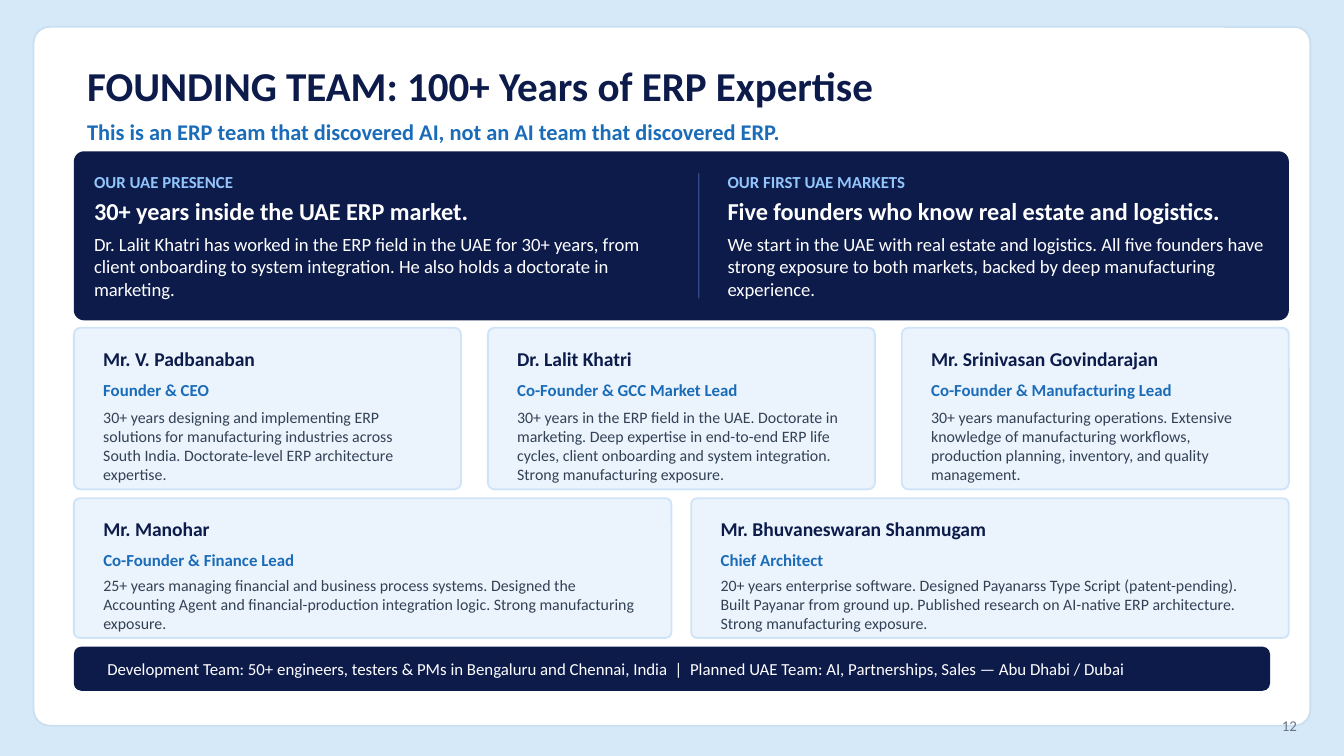
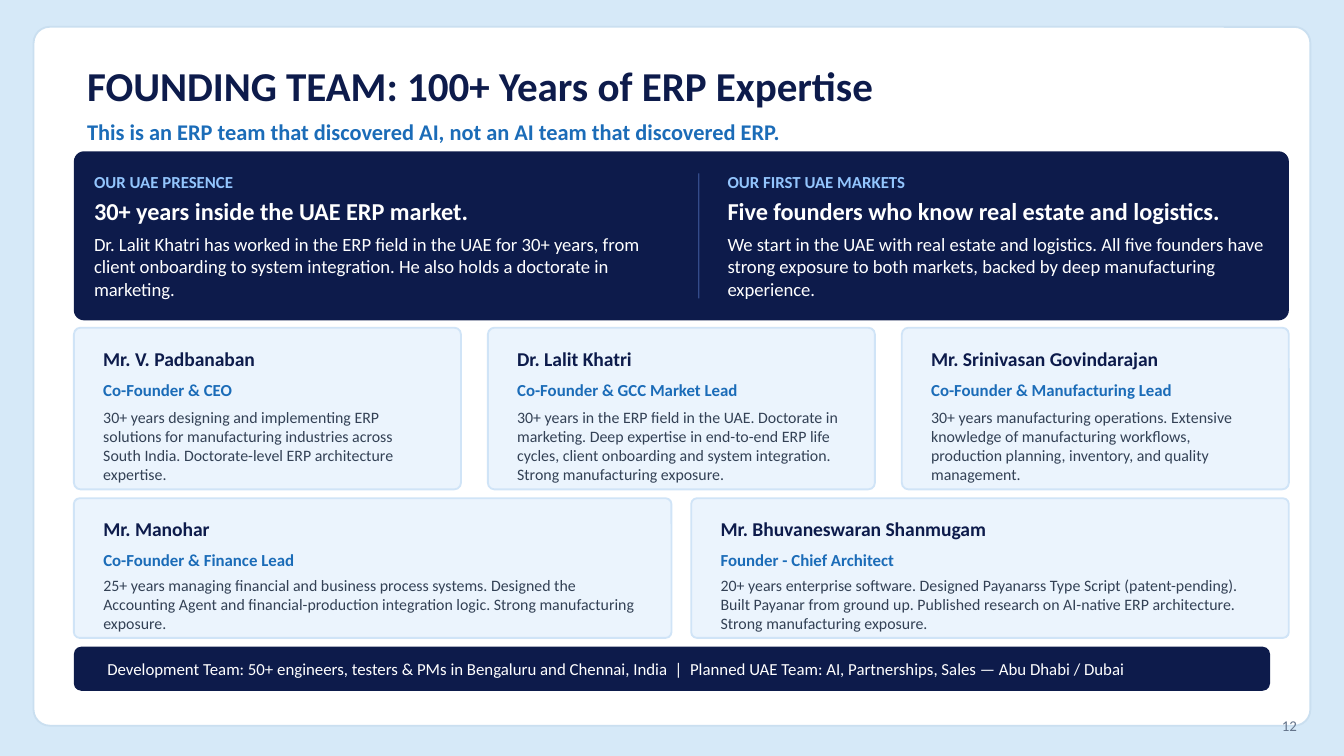
Before and after one commit to bhuvaness/MAA-ERP, a slide deck: slide 13 of payanarsstype-designer/docs/Payanar_Pitch_Deck_Final.pptx (slide 12 before the commit). Drawn at 1344x756 pixels with LibreOffice and Linux fonts; fonts in the diff are those of the drawing. Boxes give left, top, right and bottom in pixels: in the first picture for what was removed or moved away, otherwise in the second. Text is boxed around its words. In the diff, an @@ line names an element or a change of style, - is before the commit and + after.

```diff
--- a/payanarsstype-designer/docs/Payanar_Pitch_Deck_Final.pptx
+++ b/payanarsstype-designer/docs/Payanar_Pitch_Deck_Final.pptx
@@ text at [103,384,232,396]: text changed @@
-Founder & CEO
+Co-Founder & CEO
@@ text at [721,554,894,566]: text changed @@
-Chief Architect
+Founder - Chief Architect
```
Also in this commit, not shown: 2 other slides changed, 1 slide added, 4 other files.
